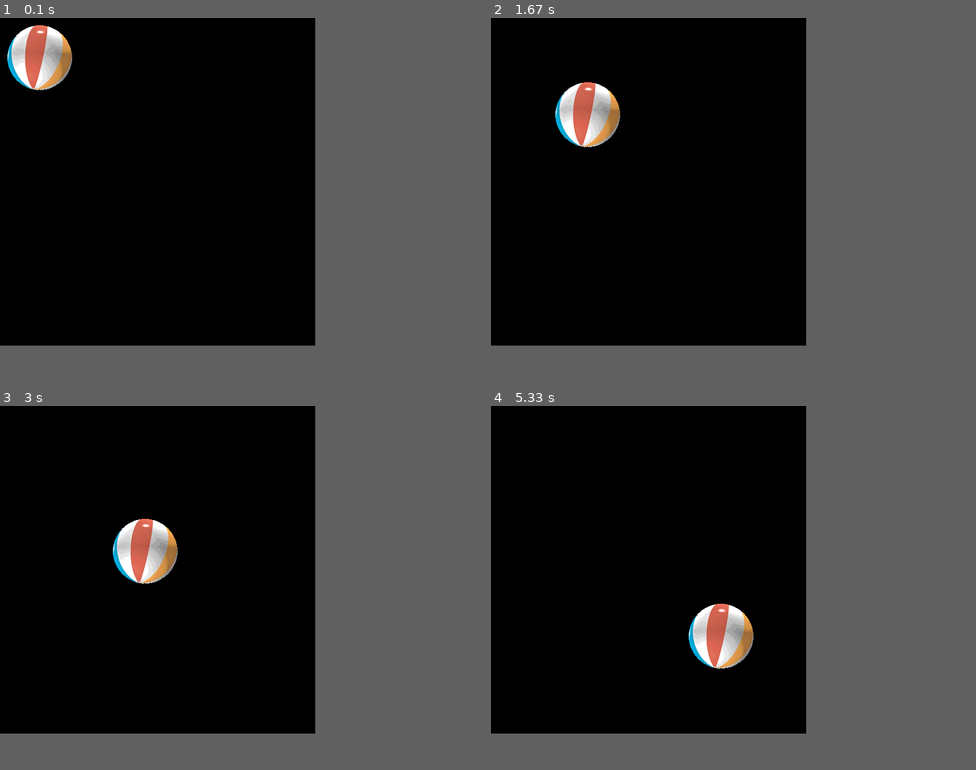
Above: before the commit, frames 1-4 (two rows, left to right).
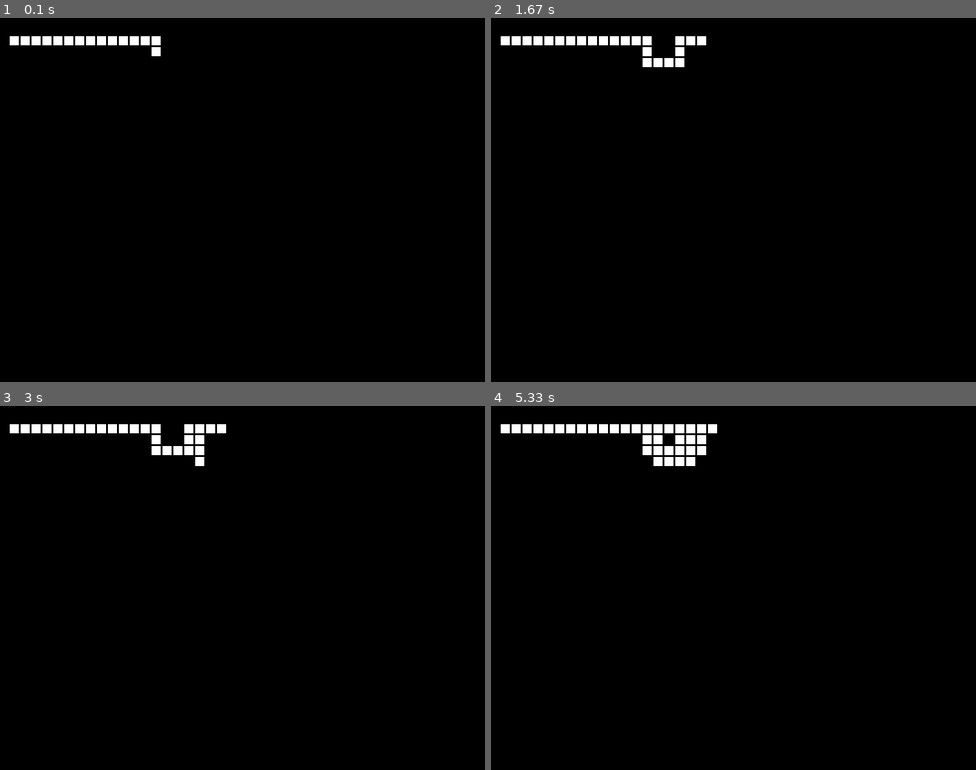
Above: after the commit, the same moments.

Repository: Slurmperpermp/PyGameIntro
Game: pygame game, started from script.py
The game is run twice, just before and just after one commit, with the same random seed, the same clock (stepped at 60 frames per second) and the same inputs.
Inputs:
- Up to frame 1 (0.1 s): no input
- Up to frame 2 (1.67 s): hold Right 0.33-0.8 s; hold Up 0.83-1.27 s; hold Right from 1.3 s (still down)
- Up to frame 3 (3 s): release Right at 1.8 s; hold Left 1.83-2.37 s; hold Down 2.4-2.95 s; hold Left from 2.98 s (still down)
- Up to frame 4 (5.33 s): release Left at 3.53 s; hold Up 3.57-4.12 s; hold Right 4.15-4.78 s; hold Down from 4.82 s (still down)
The window is 520x540 before the commit and 800x600 after it. Grey fills any space a smaller window leaves; there, only what the larger window draws over its background counts as a difference.

The runs differ from the first frame. In frame 1, 2.3% of the frame differs, in the area x 1-34%, y 2-20%; in frame 2, 2.9%; in frame 3, 3.1%; in frame 4, 3.5%, in the area x 2-55%, y 5-73%.

Commit message:
7/6/2019

Diff:
--- /dev/null
+++ b/Game.py
@@ -0,0 +1,47 @@
+import pygame
+pygame.init()
+
+class char(pygame.sprite.Sprite):
+    def __init__(self):
+        super().__init__()
+
+        # self.rect = pygame.Rect(0,0,160,160)
+        # self.image = pygame.image.load("Picka.png")
+
+        self.image = pygame.Surface([200, 201])
+        self.image.fill((255,255,255))
+
+        # Make our top-left corner the passed-in location.
+        self.rect = self.image.get_rect()
+
+
+mainChar = pygame.image.load("Picka.png")
+
+mainCharRect = mainChar.get_rect()
+
+screen = pygame.display.set_mode([700,800])
+
+mainChar = char()
+
+done = False
+
+while not done:
+
+    for event in pygame.event.get():
+        if event.type == pygame.QUIT:
+            done = True
+        if event.type == pygame.KEYDOWN:
+            if event.key == pygame.K_LEFT:
+               mainChar.rect.x -= 5
+            if event.key == pygame.K_RIGHT:
+                mainChar.rect.x += 5
+
+            if event.key == pygame.K_UP:
+                mainChar.rect.y -= 5
+
+            if event.key == pygame.K_DOWN:
+                mainChar.rect.y += 5
+
+    screen.fill((0,0,0))
+    screen.blit(mainChar.image, mainChar.rect)
+    pygame.display.flip()
--- a/script.py
+++ b/script.py
@@ -1,25 +1,135 @@
-import sys, pygame
+# import sys, pygame
+# pygame.init()
+
+# size = width, height = 520, 540
+# speed = [1, 1]
+# black = 0, 0, 0
+
+# screen = pygame.display.set_mode(size)
+
+# ballrect = ball.get_rect()
+
+# while 1:
+#     for event in pygame.event.get():
+#         if event.type == pygame.QUIT: sys.exit()
+
+#     ballrect = ballrect.move(speed)
+#     if ballrect.left < 0 or ballrect.right > width:
+#         speed[0] = -speed[0]
+#     if ballrect.top < 0 or ballrect.bottom > height:
+#         speed[1] = -speed[1]
+
+#     screen.fill(black)
+#     screen.blit(ball, ballrect)
+#     pygame.display.flip()
+
+
+import pygame
+
+# --- Globals ---
+# Colors
+BLACK = (0, 0, 0)
+WHITE = (255, 255, 255)
+
+# Set the width and height of each snake segment
+segment_width = 15
+segment_height = 15
+# Margin between each segment
+segment_margin = 3
+
+# Set initial speed
+x_change = 0
+y_change = segment_width + segment_margin
+
+
+class Segment(pygame.sprite.Sprite):
+    """ Class to represent one segment of the snake. """
+    # -- Methods
+    # Constructor function
+    def __init__(self, x, y):
+        # Call the parent's constructor
+        super().__init__()
+
+        # Set height, width
+        self.image = pygame.Surface([segment_width, segment_height])
+        self.image.fill(WHITE)
+
+        # Make our top-left corner the passed-in location.
+        self.rect = self.image.get_rect()
+        self.rect.x = x
+        self.rect.y = y
+
+# Call this function so the Pygame library can initialize itself
 pygame.init()
 
-size = width, height = 520, 540
-speed = [1, 1]
-black = 0, 0, 0
+# Create an 800x600 sized screen
+screen = pygame.display.set_mode([800, 600])
 
-screen = pygame.display.set_mode(size)
+# Set the title of the window
+pygame.display.set_caption('Snake Example')
 
-ball = pygame.image.load("intro_ball.gif")
-ballrect = ball.get_rect()
+allspriteslist = pygame.sprite.Group()
 
-while 1:
+# Create an initial snake
+snake_segments = []
+for i in range(15):
+    x = 250 - (segment_width + segment_margin) * i
+    y = 30
+    segment = Segment(x, y)
+    snake_segments.append(segment)
+    allspriteslist.add(segment)
+
+
+clock = pygame.time.Clock()
+done = False
+
+while not done:
+
     for event in pygame.event.get():
-        if event.type == pygame.QUIT: sys.exit()
+        if event.type == pygame.QUIT:
+            done = True
 
-    ballrect = ballrect.move(speed)
-    if ballrect.left < 0 or ballrect.right > width:
-        speed[0] = -speed[0]
-    if ballrect.top < 0 or ballrect.bottom > height:
-        speed[1] = -speed[1]
+        # Set the speed based on the key pressed
+        # We want the speed to be enough that we move a full
+        # segment, plus the margin.
+        if event.type == pygame.KEYDOWN:
+            if event.key == pygame.K_LEFT:
+                x_change = (segment_width + segment_margin) * -1
+                y_change = 0
+            if event.key == pygame.K_RIGHT:
+                x_change = (segment_width + segment_margin)
+                y_change = 0
+            if event.key == pygame.K_UP:
+                x_change = 0
+                y_change = (segment_height + segment_margin) * -1
+            if event.key == pygame.K_DOWN:
+                x_change = 0
+                y_change = (segment_height + segment_margin)
 
-    screen.fill(black)
-    screen.blit(ball, ballrect)
+    # Get rid of last segment of the snake
+    # .pop() command removes last item in list
+    old_segment = snake_segments.pop()
+    allspriteslist.remove(old_segment)
+
+    # Figure out where new segment will be
+    x = snake_segments[0].rect.x + x_change
+    y = snake_segments[0].rect.y + y_change
+    segment = Segment(x, y)
+
+    # Insert new segment into the list
+    snake_segments.insert(0, segment)
+    allspriteslist.add(segment)
+
+    # -- Draw everything
+    # Clear screen
+    # screen.fill(BLACK)
+
+    allspriteslist.draw(screen)
+
+    # Flip screen
     pygame.display.flip()
+
+    # Pause
+    clock.tick(5)
+
+pygame.quit()
Binary file added: Picka.png
